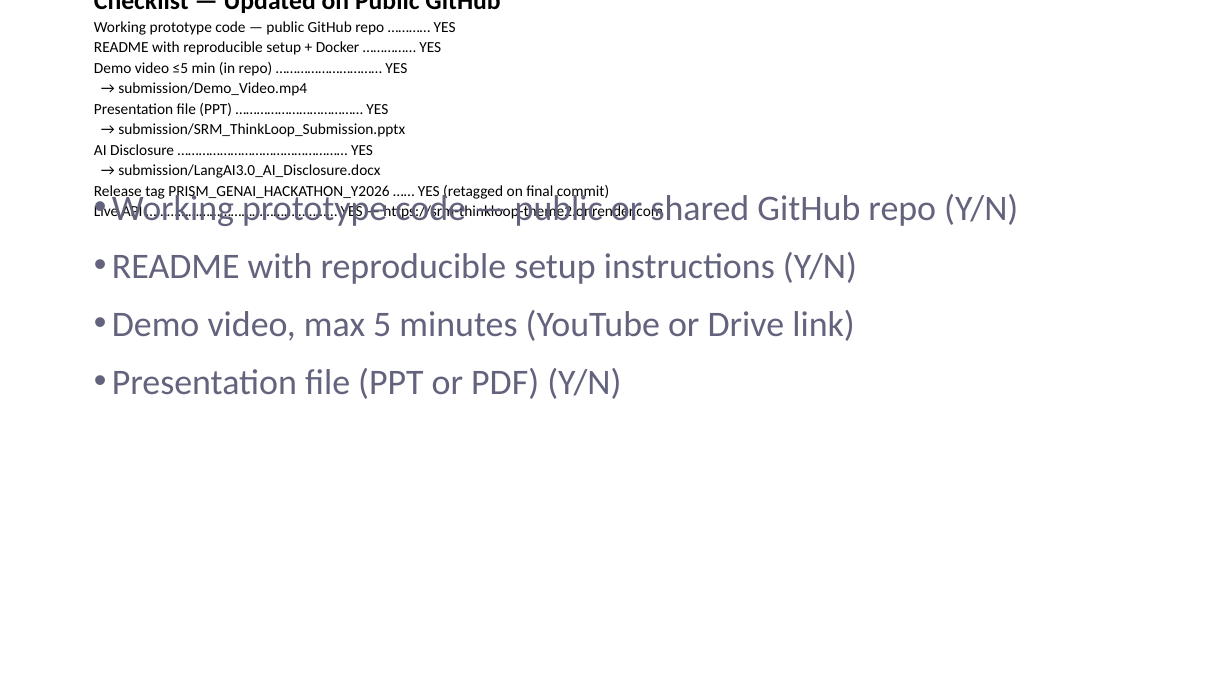
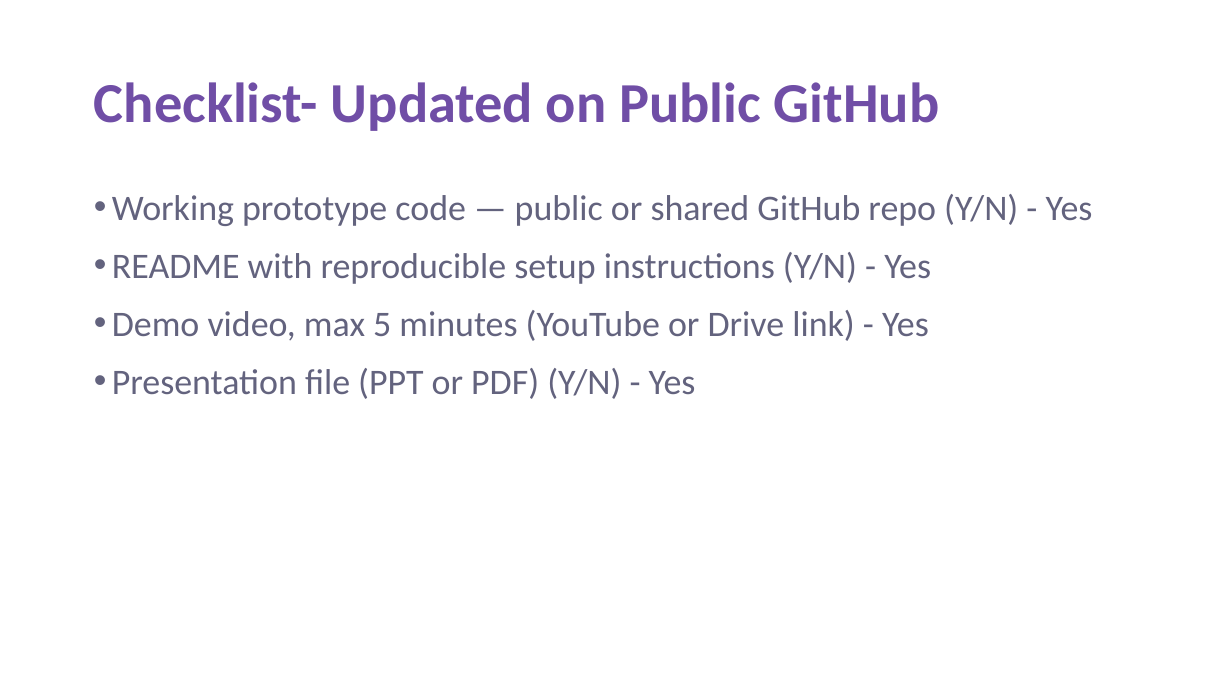
Before and after one commit to visshva-r/SRM_ThinkLoop_Theme2, a slide deck: slide 11 of submission/SRM_ThinkLoop_Submission.pptx. Drawn at 1232x693 pixels with LibreOffice and Linux fonts; fonts in the diff are those of the drawing. Boxes give left, top, right and bottom in pixels: in the first picture for what was removed or moved away, otherwise in the second. Text is boxed around its words. In the diff, an @@ line names an element or a change of style, - is before the commit and + after.

Commit message:
Replace submission PPT and AI disclosure with manually edited templates.

```diff
--- a/submission/SRM_ThinkLoop_Submission.pptx
+++ b/submission/SRM_ThinkLoop_Submission.pptx
@@ title at (x1=94, y1=82, x2=939, y2=131): text changed; size 12 to 44 pt; text colour #000000 to #704EA6; bold on @@
-Checklist — Updated on Public GitHub
-Working prototype code — public GitHub repo ………… YES
-README with reproducible setup + Docker …………… YES
-Demo video ≤5 min (in repo) ………………………… YES
-→ submission/Demo_Video.mp4
-Presentation file (PPT) ……………………………… YES
-→ submission/SRM_ThinkLoop_Submission.pptx
-AI Disclosure ………………………………………… YES
-→ submission/LangAI3.0_AI_Disclosure.docx
-Release tag PRISM_GENAI_HACKATHON_Y2026 …… YES (retagged on final commit)
-Live API ……………………………………………… YES — https://srm-thinkloop-theme2.onrender.com
+Checklist- Updated on Public GitHub
@@ text at (x1=112, y1=194, x2=1093, y2=399): text changed @@
-• Working prototype code — public or shared GitHub repo (Y/N)
-• README with reproducible setup instructions (Y/N)
-• Demo video, max 5 minutes (YouTube or Drive link)
-• Presentation file (PPT or PDF) (Y/N)
+• Working prototype code — public or shared GitHub repo (Y/N) - Yes
+• README with reproducible setup instructions (Y/N) - Yes
+• Demo video, max 5 minutes (YouTube or Drive link) - Yes
+• Presentation file (PPT or PDF) (Y/N) - Yes
```
Also in this commit, not shown: 10 other slides changed, 1 other file.
